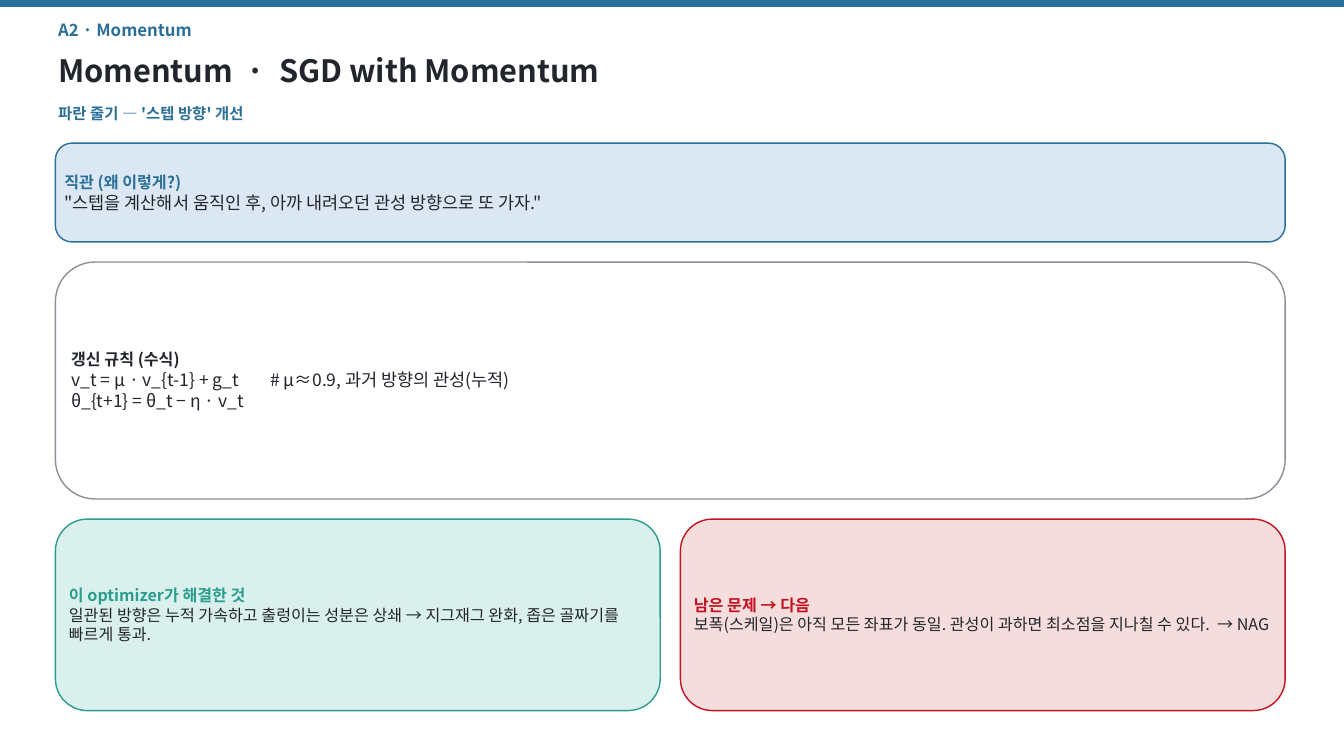
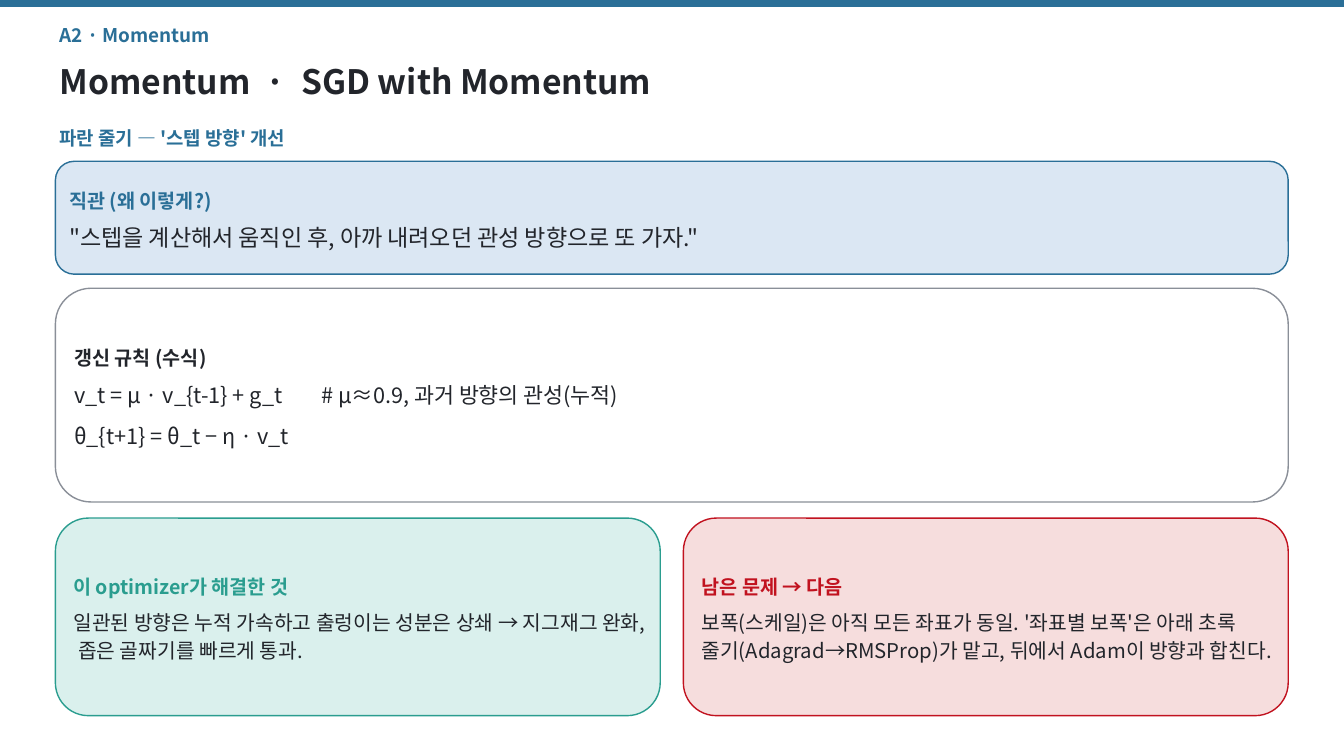
Before and after one commit to jimmylegendary/neural-memory-study, a slide deck: slide 9 of seminar/TTT-seminar.pptx. Drawn at 1344x756 pixels with LibreOffice and Linux fonts; fonts in the diff are those of the drawing. Boxes give left, top, right and bottom in pixels: in the first picture for what was removed or moved away, otherwise in the second. Text is boxed around its words. In the diff, an @@ line names an element or a change of style, - is before the commit and + after.

```diff
--- a/seminar/TTT-seminar.pptx
+++ b/seminar/TTT-seminar.pptx
@@ text "A2 · Momentum" at (x1=60, y1=28, x2=209, y2=43): size 12 to 13.5 pt; line spacing 1 to 1.2 @@
@@ text "Momentum · SGD with Momentum" at (x1=60, y1=66, x2=651, y2=95): size 22 to 24 pt; line spacing 1 to 1.2 @@
@@ text "파란 줄기 — '스텝 방향' ..." moved from (x1=58, y1=106, x2=243, y2=121) to (x1=60, y1=129, x2=285, y2=147) @@
@@ text "파란 줄기 — '스텝 방향' ..." at (x1=60, y1=129, x2=285, y2=147): size 11 to 13.5 pt; line spacing 1 to 1.2 @@
@@ rounded rectangle "직관 (왜 이렇게?)" resized from (x1=55, y1=143, x2=1286, y2=242) to (x1=55, y1=161, x2=1289, y2=274) @@
@@ rounded rectangle "직관 (왜 이렇게?)" at (x1=55, y1=161, x2=1289, y2=274): size 11.5 to 14 pt in "직관 (왜 이렇게?)"; size 12.5 to 16.5 pt in ""스텝을 계산해서 움직인 후, 아까 내려오던 관성 ..."; line spacing 1 to 1.18; more space between paragraphs @@
@@ rounded rectangle "갱신 규칙 (수식)" resized from (x1=55, y1=262, x2=1286, y2=499) to (x1=55, y1=288, x2=1289, y2=502) @@
@@ rounded rectangle "갱신 규칙 (수식)" at (x1=55, y1=288, x2=1289, y2=502): size 11.5 to 14 pt in "갱신 규칙 (수식)"; size 12.5 to 15.5 pt in "v_t = μ · v_{t-1} + g_t ...", "θ_{t+1} = θ_t − η · v_t"; line spacing 1 to 1.18; more space between paragraphs @@
@@ rounded rectangle "이 optimizer가 해결한 것" resized from (x1=55, y1=519, x2=660, y2=711) to (x1=55, y1=518, x2=660, y2=716) @@
@@ rounded rectangle "이 optimizer가 해결한 것" at (x1=55, y1=518, x2=660, y2=716): size 11.5 to 14 pt in "이 optimizer가 해결한 것"; size 11.5 to 14.5 pt in "일관된 방향은 누적 가속하고 출렁이는 성분은 상쇄 ..."; line spacing 1 to 1.18; more space between paragraphs @@
@@ rounded rectangle "남은 문제 → 다음" resized from (x1=681, y1=519, x2=1286, y2=711) to (x1=684, y1=518, x2=1289, y2=716) @@
@@ text in rounded rectangle at (x1=701, y1=577, x2=843, y2=596): size 11.5 to 14 pt in "남은 문제 → 다음"; line spacing 1 to 1.18; more space between paragraphs @@
@@ text in rounded rectangle at (x1=701, y1=613, x2=1272, y2=663): text changed; size 11.5 to 14.5 pt @@
-보폭(스케일)은 아직 모든 좌표가 동일. 관성이 과하면 최소점을 지나칠 수 있다. → NAG
+보폭(스케일)은 아직 모든 좌표가 동일. '좌표별 보폭'은 아래 초록 줄기(Adagrad→RMSProp)가 맡고, 뒤에서 Adam이 방향과 합친다.
```
Also in this commit, not shown: 12 other slides changed, 3 slides removed, 9 other files.
